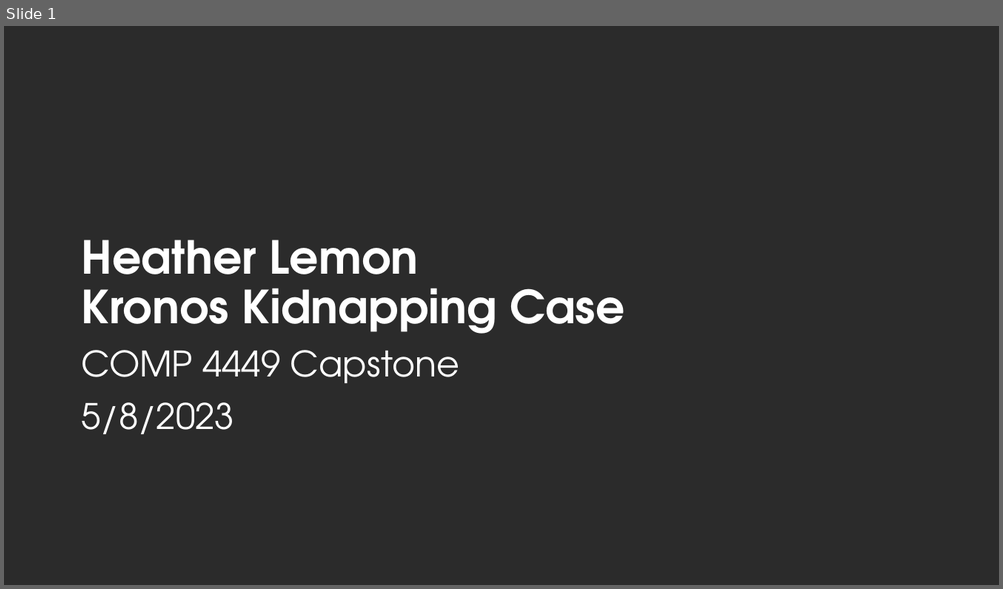
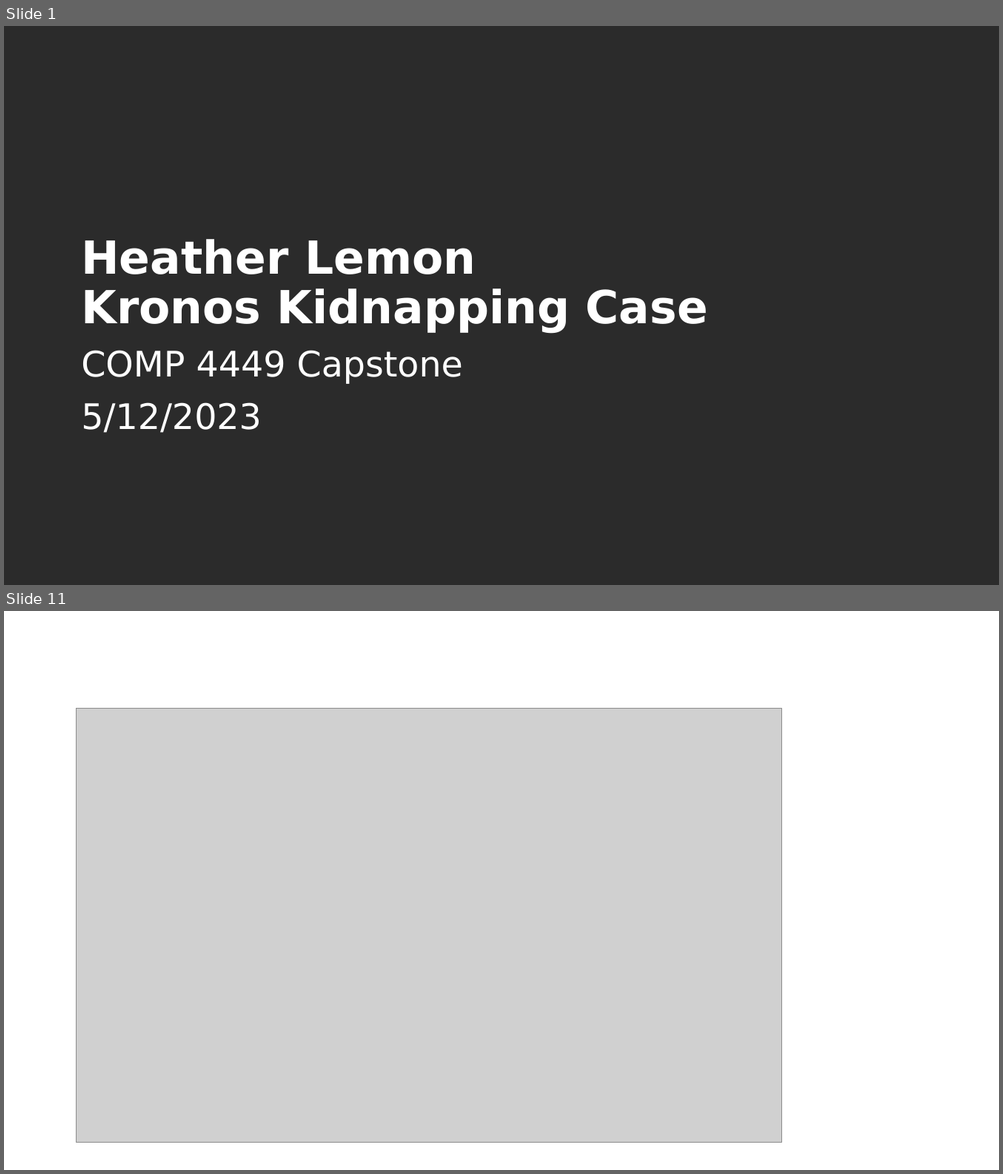
Before and after one commit to hypothetical-lemon/COMP4449-capstone, a slide deck: final/KronosKidnapping/heather_lemon_final_kidnapping_case.pptx. Shown one above the other, each under a label of ours: slide 1 before the commit, slides 1 and 11 after it; the slides between them are not shown. The pictures are 1003x589 and 1003x1174 pixels, drawn with LibreOffice and Linux fonts; fonts in the diff are those of the drawing; grey boxes stand for pictures; background and template pictures are left out; a plain dark background stands for a picture behind light text. Boxes give left, top, right and bottom in pixels: in the first picture for what was removed or moved away, otherwise in the second. Text is boxed around its words. In the diff, an @@ line names an element or a change of style, - is before the commit and + after.

```diff
--- a/final/KronosKidnapping/heather_lemon_final_kidnapping_case.pptx
+++ b/final/KronosKidnapping/heather_lemon_final_kidnapping_case.pptx
@@ slide 11 added at [4, 611, 999, 1170], background #FFFFFF @@
@@ title added at [70, 708, 486, 709], 44 pt, text #FFFFFF, bold @@
+Timeline 2012-2014
@@ picture added at [77, 709, 782, 1143] @@
@@ slide 1 changed as well @@
@@ title "Heather Lemon Kronos Kidnapping Case" at [81, 239, 708, 333]: font TeX Gyre Adventor to DejaVu Sans @@
@@ text at [81, 350, 463, 384]: font TeX Gyre Adventor to DejaVu Sans in "COMP 4449 Capstone" @@
@@ text at [81, 403, 262, 433]: text changed; font TeX Gyre Adventor to DejaVu Sans @@
-5/8/2023
+5/12/2023
```
Also in this commit, not shown: 11 other slides added, 11 slides removed, 1 other file.
